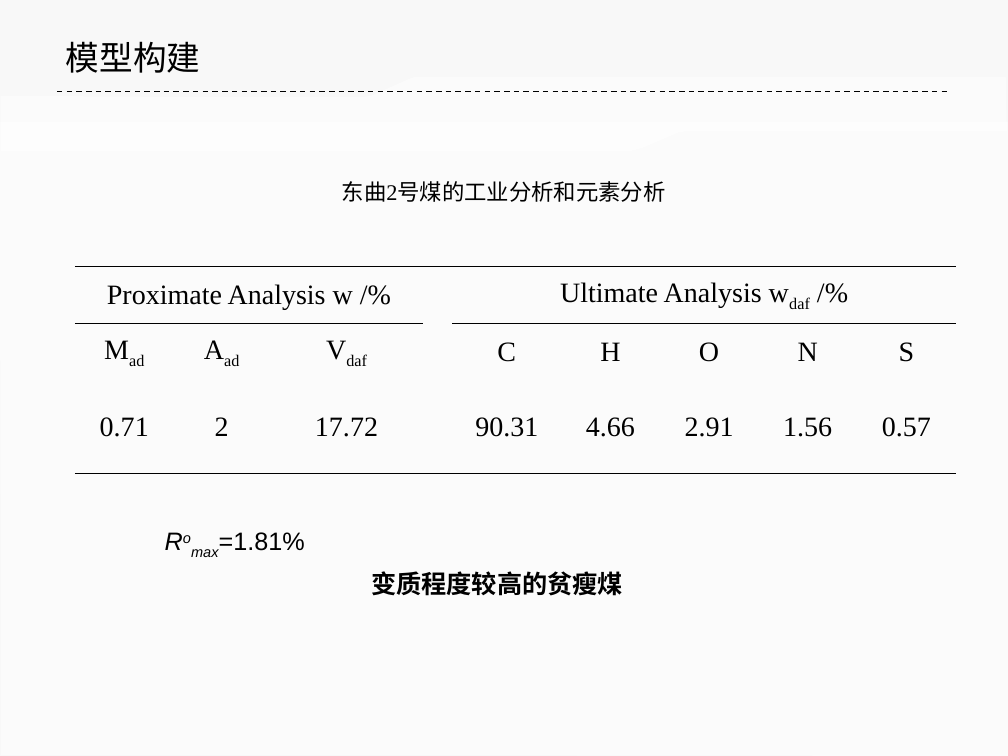
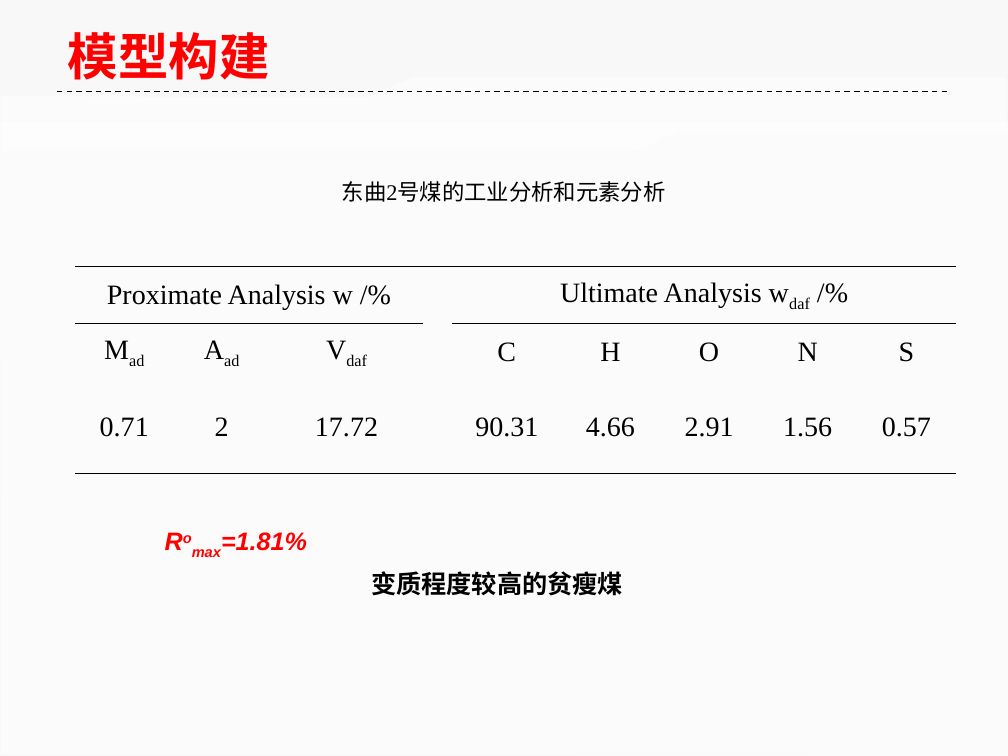
Before and after one commit to ilvcr/GraduationProject, a slide deck: slide 9 of ppt/yoghourtppt.pptx. Drawn at 1008x756 pixels with LibreOffice and Linux fonts; fonts in the diff are those of the drawing. Boxes give left, top, right and bottom in pixels: in the first picture for what was removed or moved away, otherwise in the second. Text is boxed around its words. In the diff, an @@ line names an element or a change of style, - is before the commit and + after.

```diff
--- a/ppt/yoghourtppt.pptx
+++ b/ppt/yoghourtppt.pptx
@@ text "模型构建": place and size @@
-text "模型构建" at [66,41,200,73]
+text "模型构建" at [68,32,270,80]
@@ text "模型构建" at [68,32,270,80]: size 24 to 36 pt, text colour #000000 to #FF0000, bold on @@
@@ text "Romax=1.81%" at [221,532,307,551]: text colour #000000 to #FF0000, bold on; italic on in "Romax=1.81%" @@
```
Also in this commit, not shown: 38 other slides changed.
